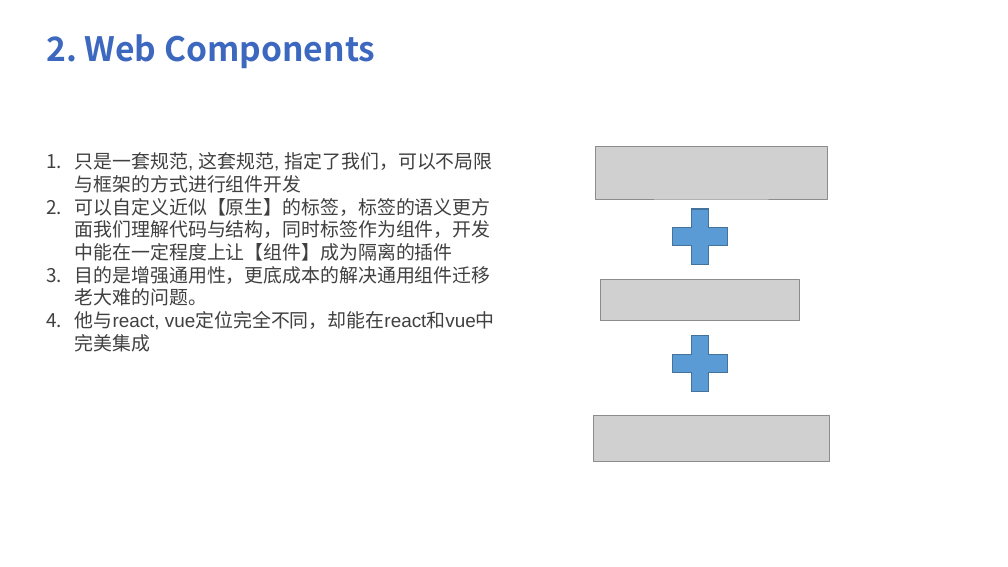
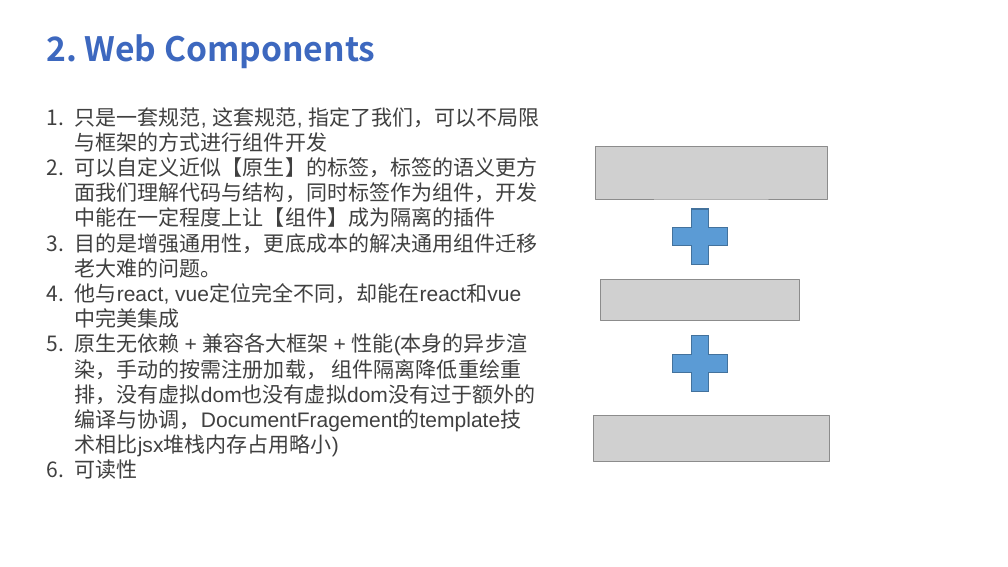
Before and after one commit to shuyancang/FE_learnings, a slide deck: slide 9 of webComponents/web Componts.pptx. Drawn at 1008x567 pixels with LibreOffice and Linux fonts; fonts in the diff are those of the drawing; grey boxes stand for pictures. Boxes give left, top, right and bottom in pixels: in the first picture for what was removed or moved away, otherwise in the second. Text is boxed around its words. In the diff, an @@ line names an element or a change of style, - is before the commit and + after.

```diff
--- a/webComponents/web Componts.pptx
+++ b/webComponents/web Componts.pptx
@@ text "只是一套规范, 这套规范, 指定了我们，可以不局限与框架的方式进行组件开发" moved from (x1=75, y1=152, x2=495, y2=330) to (x1=75, y1=107, x2=540, y2=479) @@
@@ text at (x1=75, y1=107, x2=540, y2=304): size 18 to 20 pt in "只是一套规范, 这套规范, 指定了我们，可以不局限与框架的方式进行组件开发", "可以自定义近似【原生】的标签，标签的语义更方面我们理解代码与结构，同时标签作为组件，开发中能在一定程度上让【组件】成为隔 ...", "目的是增强通用性，更底成本的解决通用组件迁移老大难的问题。", "他与react, vue定位完全不同，却能在react和vue中完美集成" @@
@@ text at (x1=75, y1=333, x2=536, y2=479): paragraphs added @@
+5. 原生无依赖 + 兼容各大框架 + 性能(本身的异步渲染，手动的按需注册加载， 组件隔离降低重绘重排，没有虚拟dom也没有虚拟dom没有过于额外的编译与协调，DocumentFragement的template技术相比jsx堆栈内存占用略小)
+6. 可读性
```
Also in this commit, not shown: 2 other slides changed, 4 slides added, 1 slide removed, 2 other files.
